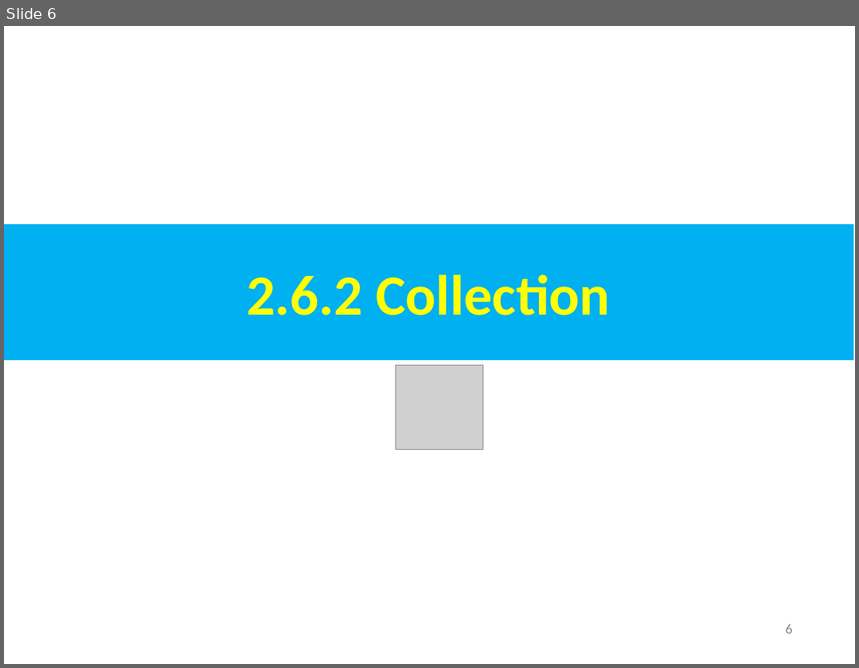
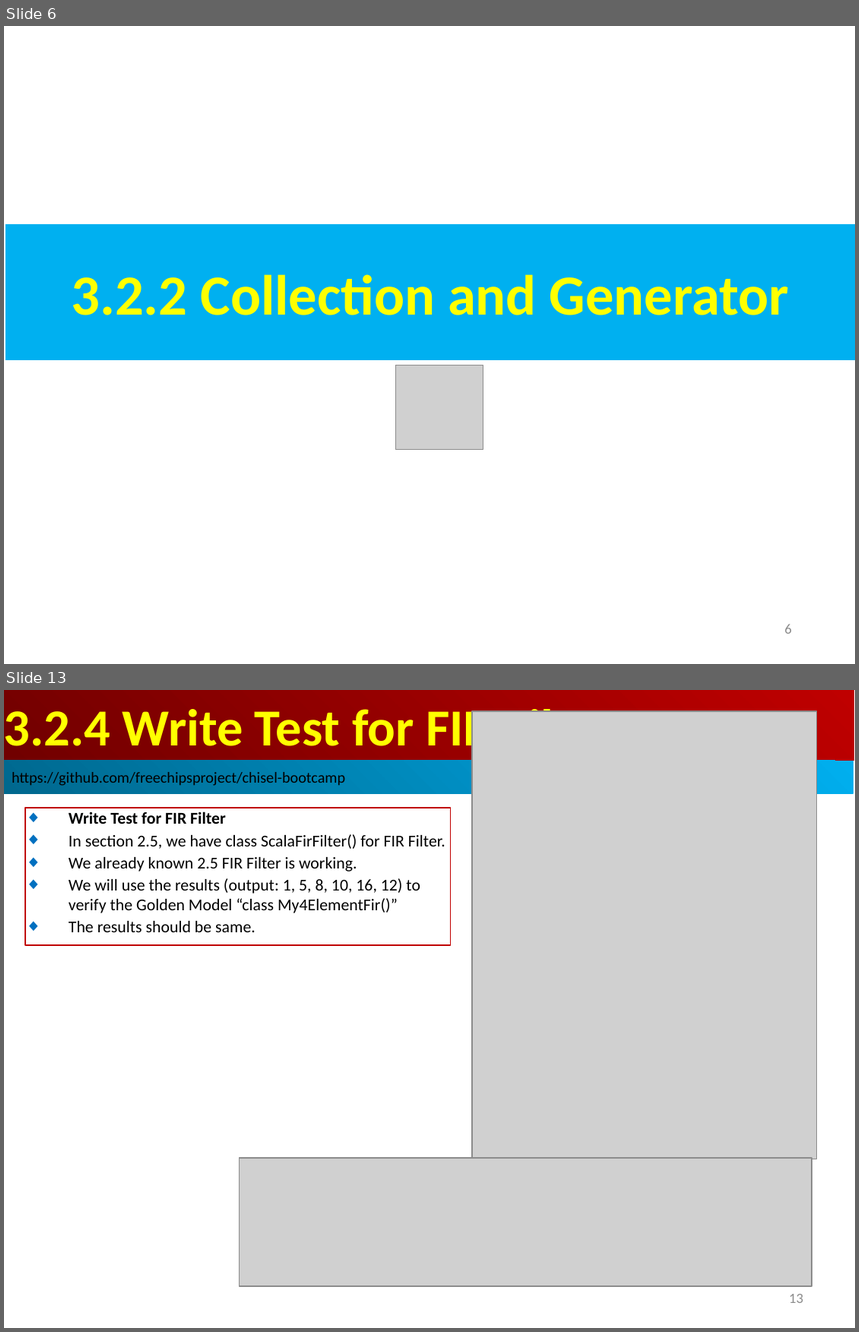
Before and after one commit to peterhchen/AIU_CS800_Chisel, a slide deck: 300_UCB_BC/003.2_Collection/000_Video/003.2_Collection.ppt. Shown one above the other, each under a label of ours: slide 6 before the commit, slides 6 and 13 after it; the slides between them are not shown. The pictures are 859x668 and 859x1332 pixels, drawn with LibreOffice and Linux fonts; fonts in the diff are those of the drawing; grey boxes stand for pictures. Boxes give left, top, right and bottom in pixels: in the first picture for what was removed or moved away, otherwise in the second. Text is boxed around its words. In the diff, an @@ line names an element or a change of style, - is before the commit and + after.

```diff
--- a/300_UCB_BC/003.2_Collection/000_Video/003.2_Collection.ppt
+++ b/300_UCB_BC/003.2_Collection/000_Video/003.2_Collection.ppt
@@ slide 13 added at [4,690,855,1328], background #FFFFFF @@
@@ rectangle added at [4,690,854,761], fill gradient #BF0000 to #710000, 44 pt, text #FFFF00, bold @@
+3.2.4 Write Test for FIR Filter
@@ picture added at [472,711,817,1159] @@
@@ rectangle added at [4,761,854,794], fill gradient #00AFEF to #00688E, 13 pt, text #000000 @@
+https://github.com/freechipsproject/chisel-bootcamp
@@ rectangle added at [25,808,451,945], outline #C00000 0.74 pt, 14 pt, text #000000 @@
+◆ Write Test for FIR Filter
+◆ In section 2.5, we have class ScalaFirFilter() for FIR Filter.
+◆ We already known 2.5 FIR Filter is working.
+◆ We will use the results (output: 1, 5, 8, 10, 16, 12) to verify the Golden Model “class My4ElementFir()”
+◆ The results should be same.
@@ picture added at [239,1158,812,1287] @@
@@ page number added at [789,1294,804,1303], 12 pt, text #8B8B8B @@
+13
@@ slide 6 changed as well @@
@@ text in rectangle at [71,275,789,316]: text changed @@
-2.6.2 Collection
+3.2.2 Collection and Generator
```
Also in this commit, not shown: 6 other slides changed, 26 other slides added, 1 slide removed.
